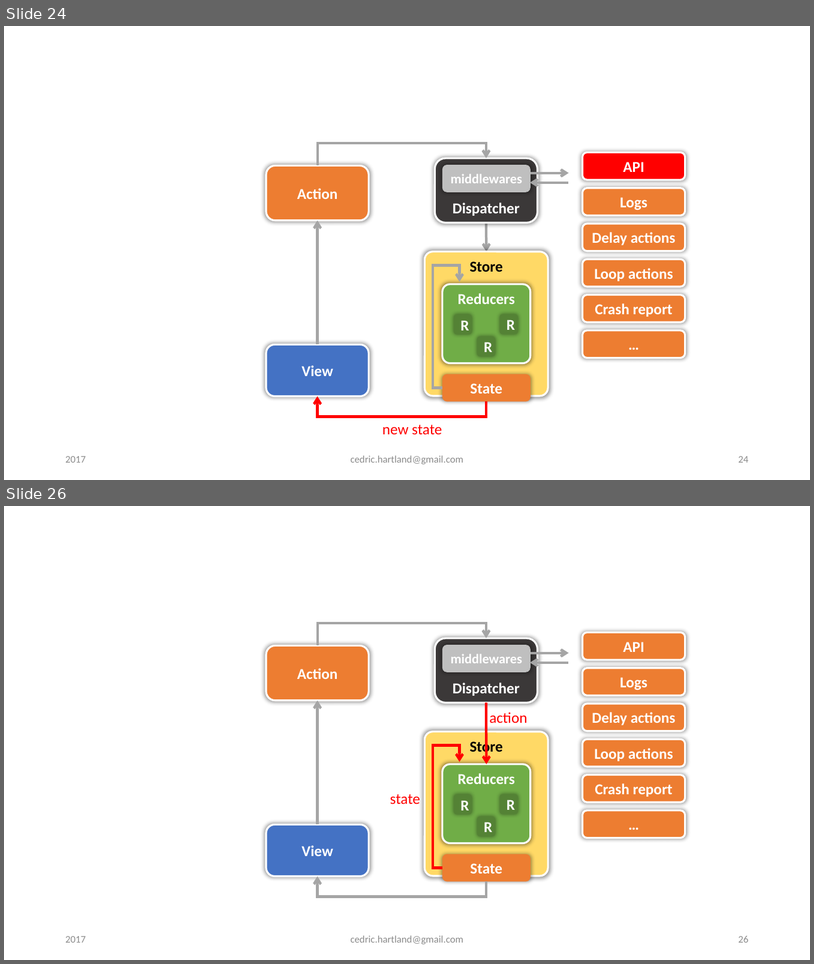
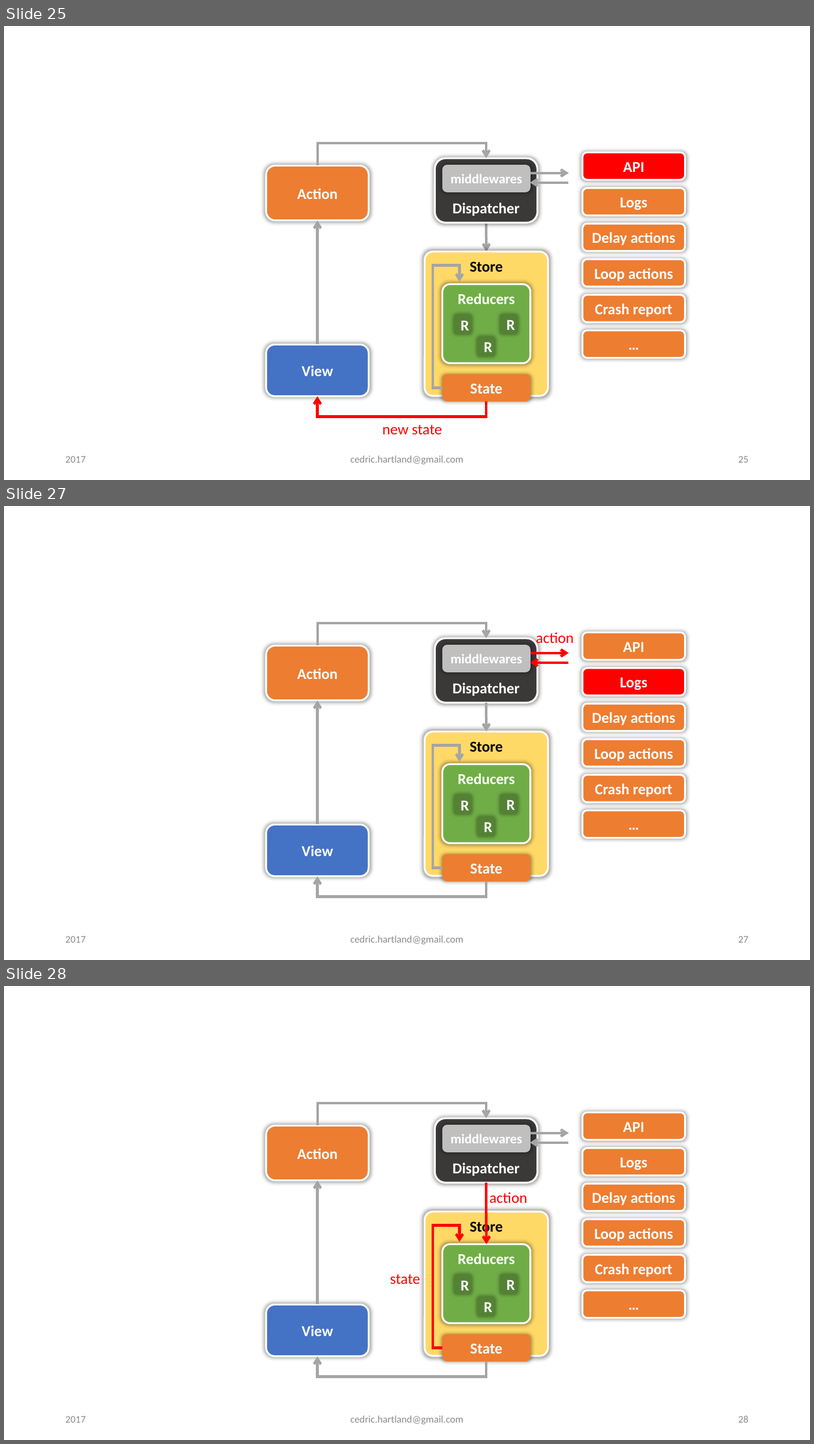
Before and after one commit to gigacool/react-redux-presentation, a slide deck: docs/React & Redux.pptx. Shown one above the other, each under a label of ours: slides 24 and 26 before the commit, slides 25, 27 and 28 after it; the slides between them are not shown. The pictures are 814x964 and 814x1444 pixels, drawn with LibreOffice and Linux fonts; fonts in the diff are those of the drawing; background and template pictures are left out. Boxes give left, top, right and bottom in pixels: in the first picture for what was removed or moved away, otherwise in the second. Text is boxed around its words. In the diff, an @@ line names an element or a change of style, - is before the commit and + after.

Commit message:
minor react updates, redux workflow, reducers combination and normalization

```diff
--- a/docs/React & Redux.pptx
+++ b/docs/React & Redux.pptx
@@ slide 27 added at [4,506,810,960], background #FFFFFF @@
@@ title added at [60,530,755,587], 36 pt, text #FFFFFF @@
+Redux – workflow
@@ elbow arrow added from (317, 646) to (487, 638), #A5A5A5 3 pt @@
@@ rounded rectangle added at [267,646,369,701], fill #ED7D31, outline #FFFFFF 2.25 pt, 18 pt, text #FFFFFF, bold @@
+Action
@@ rounded rectangle added at [435,638,538,703], fill #3B3838, outline #FFFFFF 2.25 pt, 18 pt, text #FFFFFF, bold @@
+Dispatcher
@@ rounded rectangle added at [443,645,531,672], fill #BFBFBF, 16 pt, text #FFFFFF, bold @@
+middlewares
@@ text added at [536,632,574,647], 18 pt, text #FF0000 @@
+action
@@ rounded rectangle added at [583,633,686,660], fill #ED7D31, outline #FFFFFF 2.25 pt, 18 pt, text #FFFFFF, bold @@
+API
@@ arrow added from (569, 663) to (530, 663), #FF0000 3 pt @@
@@ arrow added from (531, 653) to (569, 653), #FF0000 3 pt @@
@@ rounded rectangle added at [583,668,686,696], fill #FF0000, outline #FFFFFF 2.25 pt, 18 pt, text #FFFFFF, bold @@
+Logs
@@ arrow added from (317, 824) to (317, 700), #A5A5A5 3 pt @@
@@ curved arrow added from (487, 703) to (487, 732), #A5A5A5 3 pt @@
@@ rounded rectangle added at [583,703,686,730], fill #ED7D31, outline #FFFFFF 2.25 pt, 18 pt, text #FFFFFF, bold @@
+Delay actions
@@ rounded rectangle added at [425,732,548,876], fill #FFD966, outline #FFFFFF 2.25 pt, 18 pt, text #000000, bold @@
+Store
@@ rounded rectangle added at [583,739,686,766], fill #ED7D31, outline #FFFFFF 2.25 pt, 18 pt, text #FFFFFF, bold @@
+Loop actions
@@ elbow arrow added from (443, 868) to (459, 762), #A5A5A5 3 pt @@
@@ rounded rectangle added at [443,764,531,843], fill #70AD47, outline #FFFFFF 2.25 pt, 18 pt, text #FFFFFF, bold @@
+Reducers
@@ rounded rectangle added at [583,775,686,802], fill #ED7D31, outline #FFFFFF 2.25 pt, 18 pt, text #FFFFFF, bold @@
+Crash report
@@ rounded rectangle added at [454,795,472,814], fill #548235, 18 pt, text #FFFFFF, bold @@
+R
@@ rounded rectangle added at [500,794,518,814], fill #548235, 18 pt, text #FFFFFF, bold @@
+R
@@ rounded rectangle added at [583,810,686,838], fill #ED7D31, outline #FFFFFF 2.25 pt, 18 pt, text #FFFFFF, bold @@
+…
@@ rounded rectangle added at [267,824,369,876], fill #4472C4, outline #FFFFFF 2.25 pt, 18 pt, text #FFFFFF, bold @@
+View
@@ rounded rectangle added at [477,816,496,837], fill #548235, 18 pt, text #FFFFFF, bold @@
+R
@@ rounded rectangle added at [443,854,531,881], fill #ED7D31, 18 pt, text #FFFFFF, bold @@
+State
@@ elbow arrow added from (487, 881) to (317, 876), #A5A5A5 3 pt @@
@@ text added at [65,936,86,942], 12 pt, text #8C8C8C @@
+2017
@@ text added at [351,935,464,944], 12 pt, text #8C8C8C @@
+cedric.hartland@gmail.com
@@ page number added at [738,936,749,942], 12 pt, text #8C8C8C @@
+27
@@ what was slide 24 is now slide 25 @@
@@ page number at [738,456,749,462]: text changed @@
-24
+25
@@ what was slide 26 is now slide 28 @@
@@ page number at [738,1415,749,1422]: text changed @@
-26
+28
```
Also in this commit, not shown: 7 slides changed, 3 other slides added.
